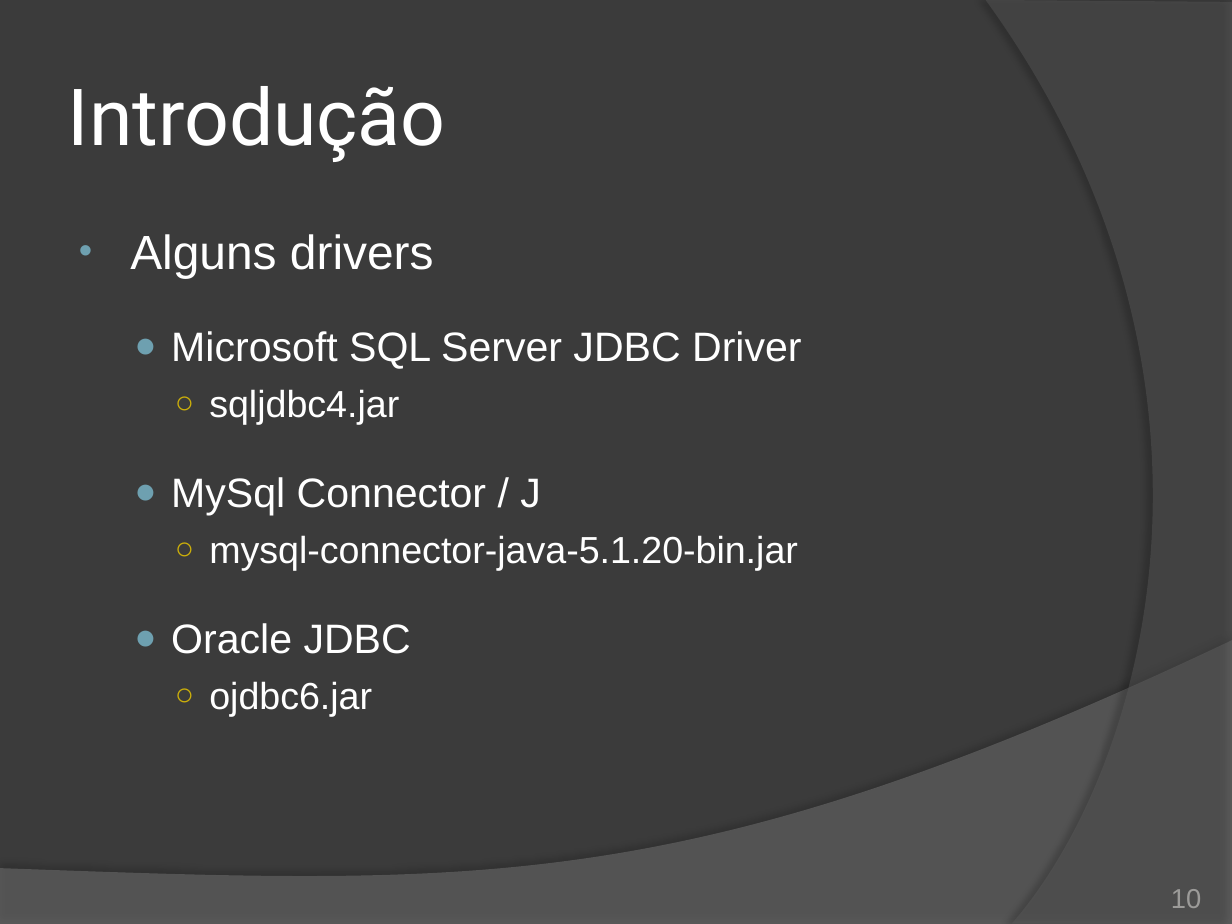
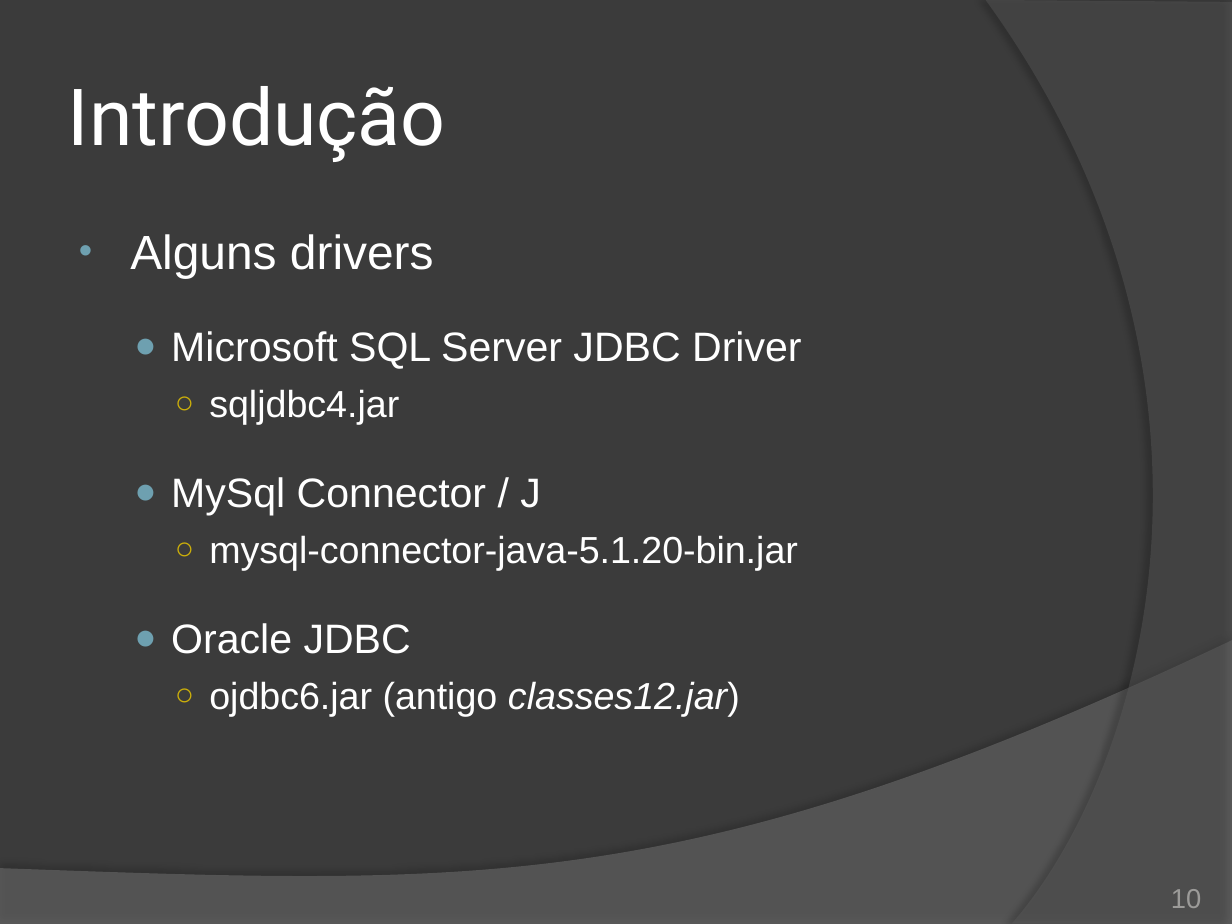
Before and after one commit to duchesqui/slzvieira-training, a slide deck: slide 10 of 2-Java-Programmer-Modulo-II/19.Capitulo11.pptx. Drawn at 1232x924 pixels with LibreOffice and Linux fonts; fonts in the diff are those of the drawing. Boxes give left, top, right and bottom in pixels: in the first picture for what was removed or moved away, otherwise in the second. Text is boxed around its words. In the diff, an @@ line names an element or a change of style, - is before the commit and + after.

```diff
--- a/2-Java-Programmer-Modulo-II/19.Capitulo11.pptx
+++ b/2-Java-Programmer-Modulo-II/19.Capitulo11.pptx
@@ text at [209, 681, 740, 716]: text changed @@
-    ○ ojdbc6.jar
+    ○ ojdbc6.jar (antigo classes12.jar)
```
Also in this commit, not shown: 3 other slides changed.
